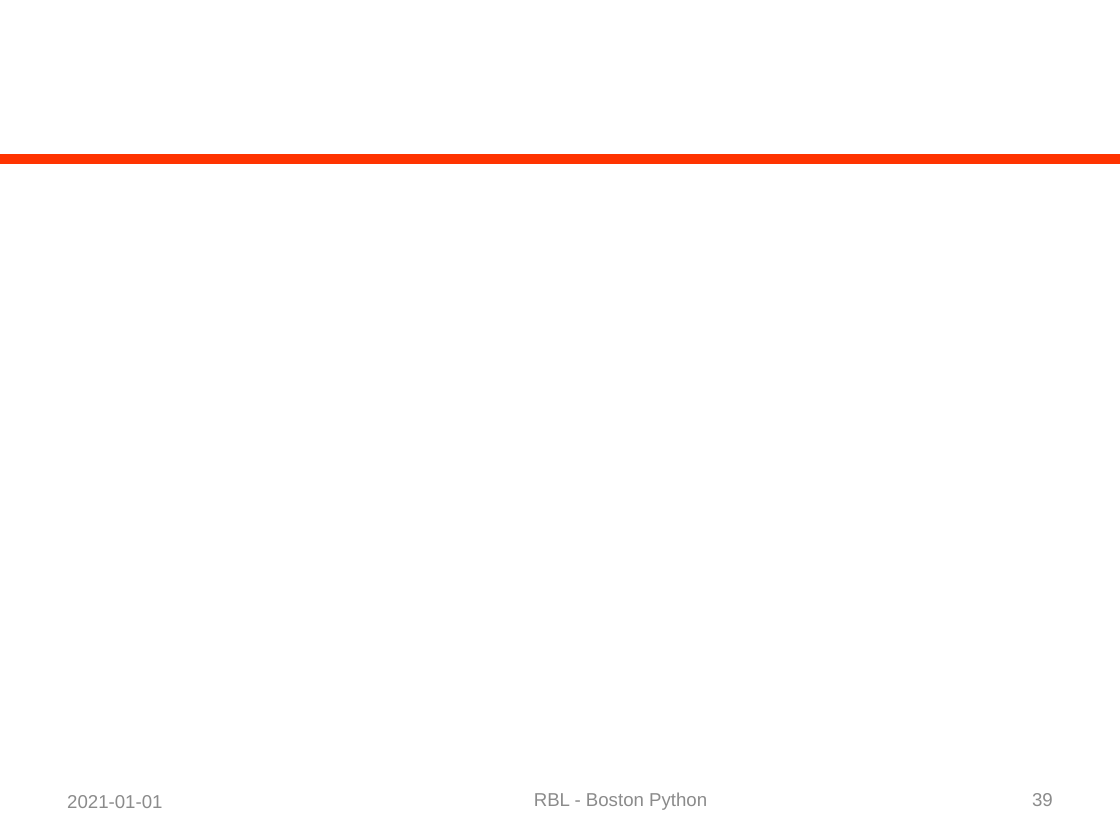
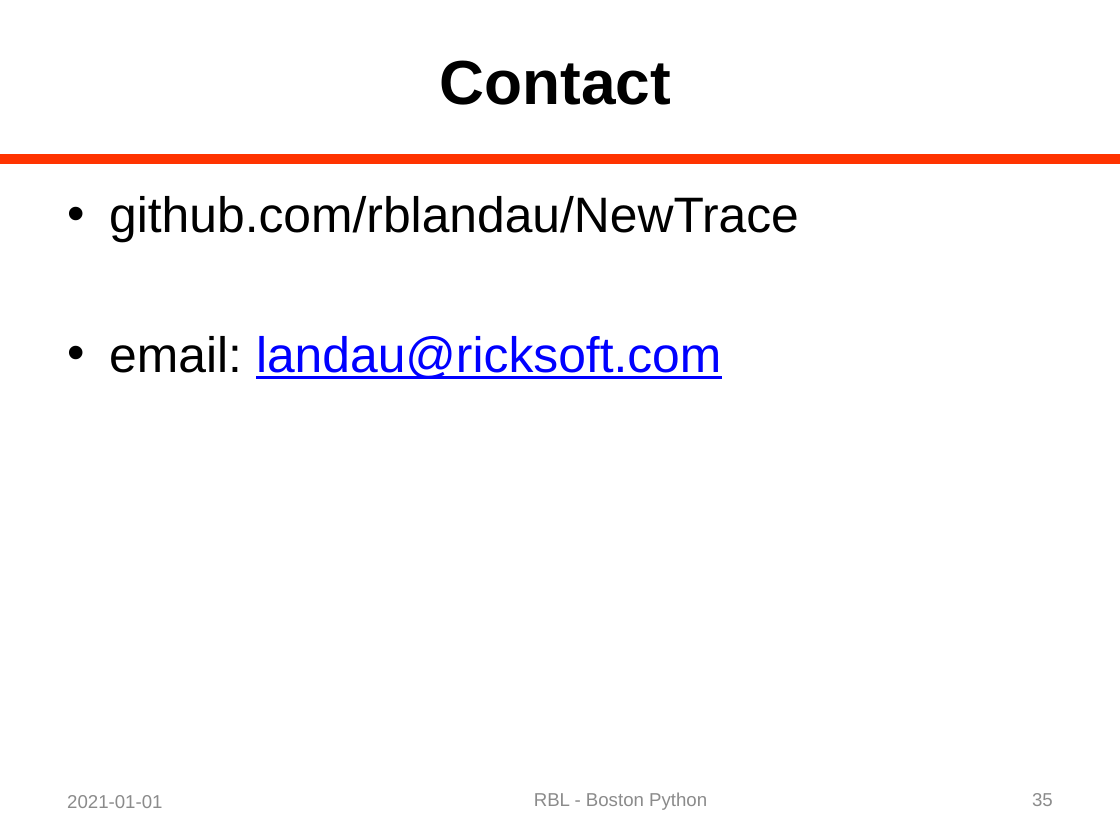
Before and after one commit to rblandau/NewTrace, a slide deck: slide 35 of docs/OfflineDebugging/A Dinosaur and a Python 02.pptx (slide 39 before the commit). Drawn at 1120x840 pixels with LibreOffice and Linux fonts; fonts in the diff are those of the drawing. Boxes give left, top, right and bottom in pixels: in the first picture for what was removed or moved away, otherwise in the second. Text is boxed around its words. In the diff, an @@ line names an element or a change of style, - is before the commit and + after.

```diff
--- a/docs/OfflineDebugging/A Dinosaur and a Python 02.pptx
+++ b/docs/OfflineDebugging/A Dinosaur and a Python 02.pptx
@@ title added at box(440, 60, 671, 105), 40 pt, text #000000, bold @@
+Contact
@@ text added at box(109, 196, 799, 379), 32 pt, text #000000 @@
+• github.com/rblandau/NewTrace
+• email: landau@ricksoft.com
@@ page number at box(1032, 793, 1053, 806): text changed @@
-39
+35
```
Also in this commit, not shown: 14 other slides changed, 4 slides removed, 2 other files.
